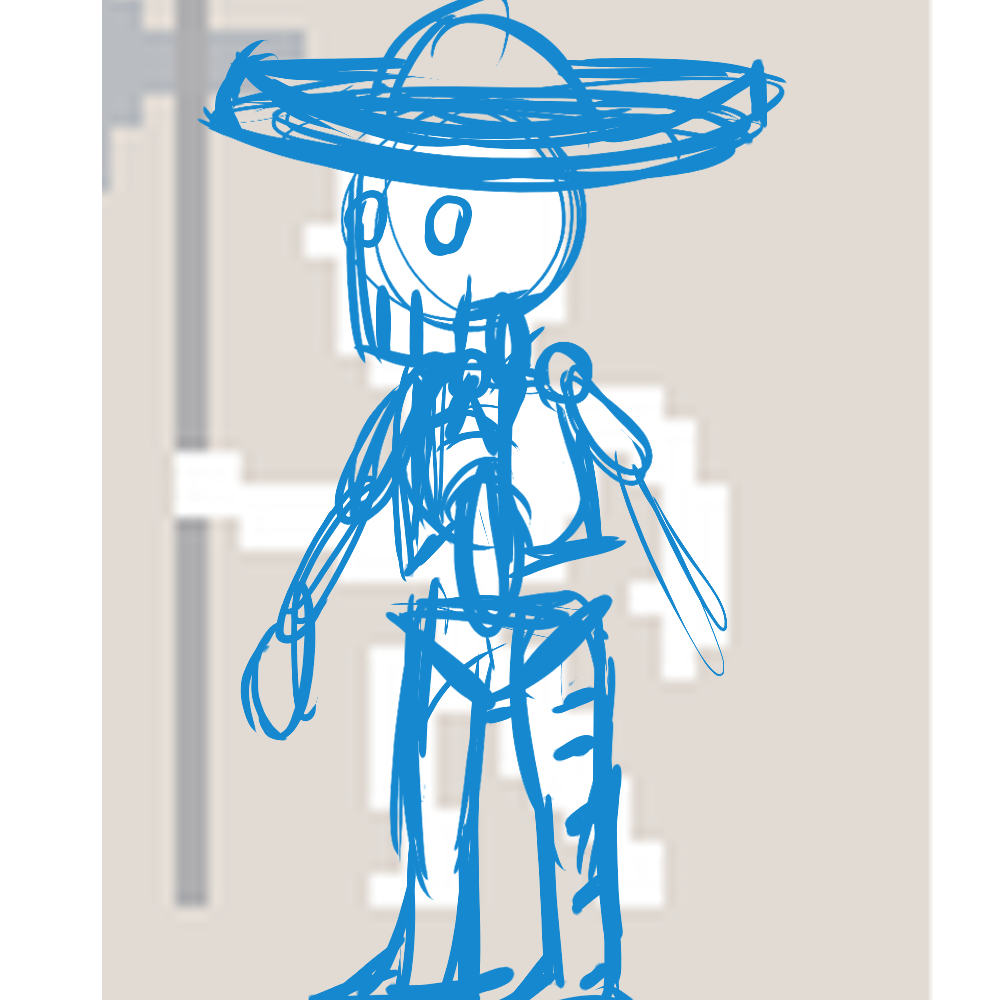
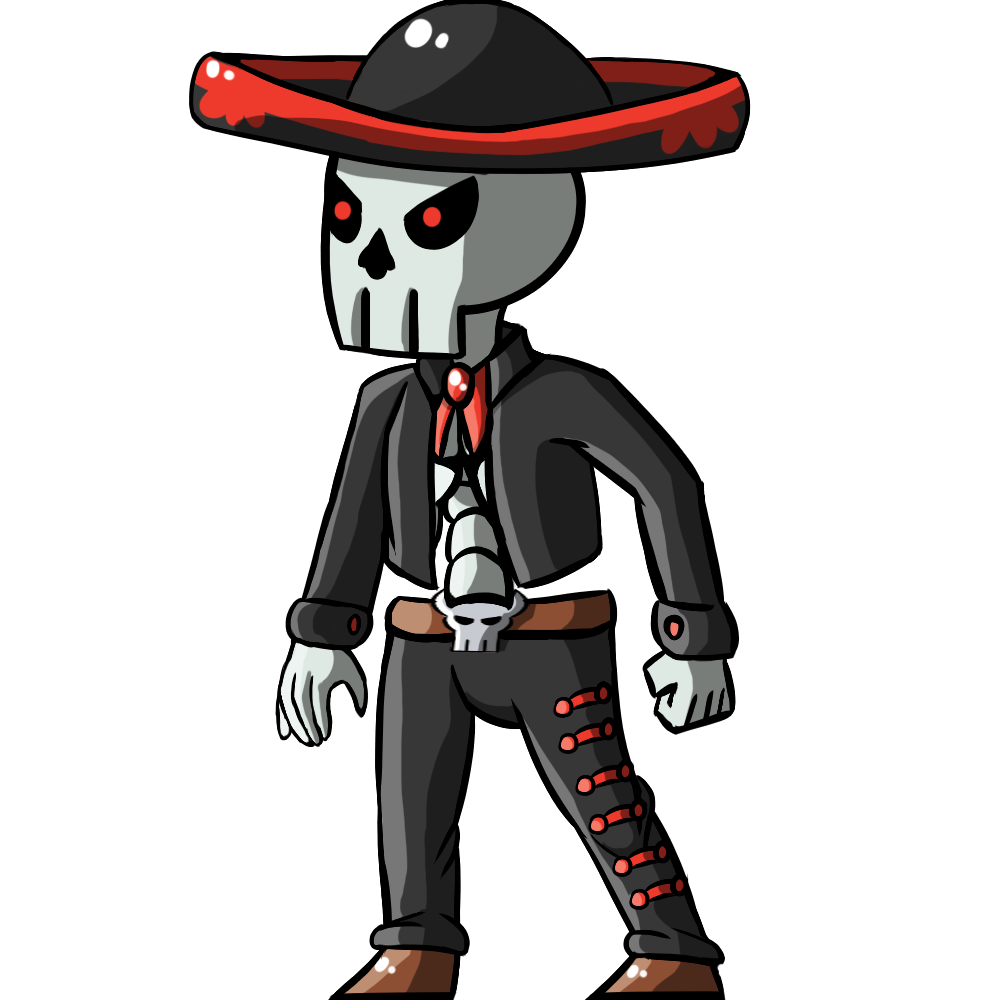
Layer changes from the first 1000×1000 image to the second:
added layer "Layer 5" above "Lineart" over [333, 200, 442, 228]
added layer "Lineart" above "Layer 6" over [188, 0, 751, 1000]
added layer "Layer 6" above "Layer 7" over [205, 17, 649, 979]
added layer "Layer 7" (soft light) above "Shadow" over [278, 351, 690, 1000]
added layer "Shadow" (multiply, 55%) above "Layer 4" over [231, 0, 804, 1000]
added layer "Layer 4" above "Base" over [102, 0, 896, 1000]
added layer "Base" above "Layer 3" over [191, 0, 749, 1000]
hid "Layer 3", opacity 100% → 46%, painted on it over [144, 0, 830, 1000]
hid "Layer 2" over [102, 0, 933, 1000]
hid "Background" over [102, 0, 933, 1000]
